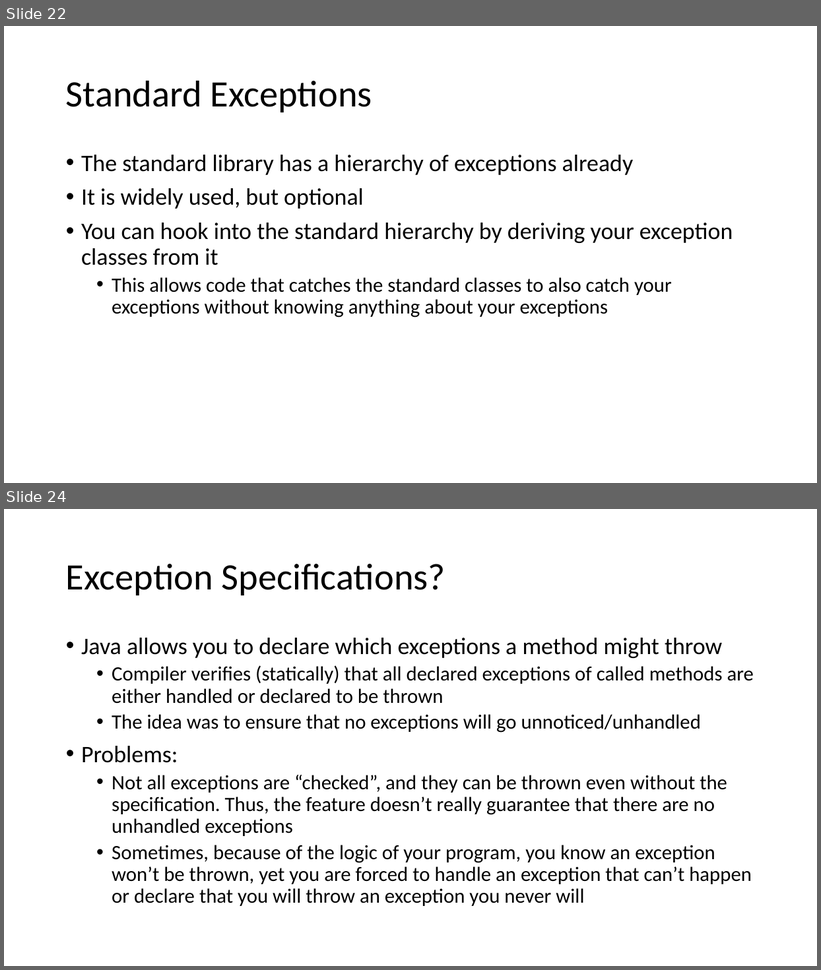
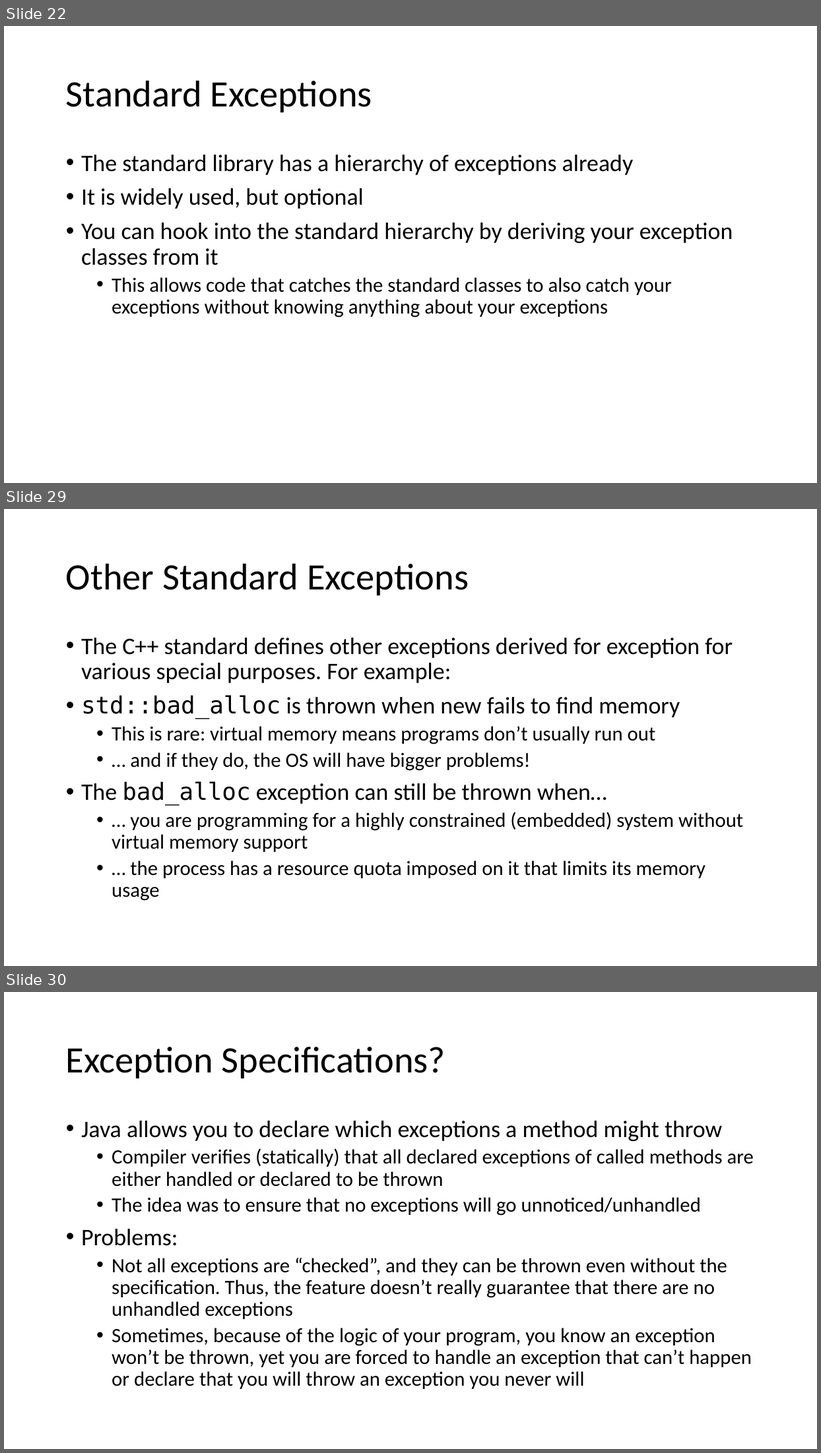
Before and after one commit to pchapin/cpp, a slide deck: Presentations/Exceptions.pptx. Shown one above the other, each under a label of ours: slides 22 and 24 before the commit, slides 22, 29 and 30 after it; the slides between them are not shown. The pictures are 821x970 and 821x1453 pixels, drawn with LibreOffice and Linux fonts; fonts in the diff are those of the drawing. Boxes give left, top, right and bottom in pixels: in the first picture for what was removed or moved away, otherwise in the second. Text is boxed around its words. In the diff, an @@ line names an element or a change of style, - is before the commit and + after.

Commit message:
More work on the Exceptions presentation.

```diff
--- a/Presentations/Exceptions.pptx
+++ b/Presentations/Exceptions.pptx
@@ slide 29 added at [4,509,817,966], background #FFFFFF @@
@@ title added at [66,563,469,595], 44 pt, text #000000 @@
+Other Standard Exceptions
@@ text added at [81,638,743,901], 24 pt, text #000000 @@
+• The C++ standard defines other exceptions derived for exception for various special purposes. For example:
+• std::bad_alloc is thrown when new fails to find memory
+  • This is rare: virtual memory means programs don’t usually run out
+  • … and if they do, the OS will have bigger problems!
+• The bad_alloc exception can still be thrown when…
+  • … you are programming for a highly constrained (embedded) system without virtual memory support
+  • … the process has a resource quota imposed on it that limits its memory usage
@@ what was slide 24 is now slide 30 @@
```
Also in this commit, not shown: 6 slides changed, 5 other slides added.
